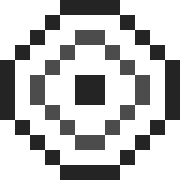
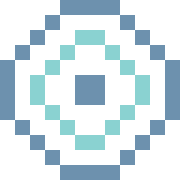
Comparing the layer stacks of the two (180, 180) images. Changes:
hid "blue_teleport copy 2" over [0, 0, 180, 180]
showed "blue_teleport" over [0, 0, 180, 180]
